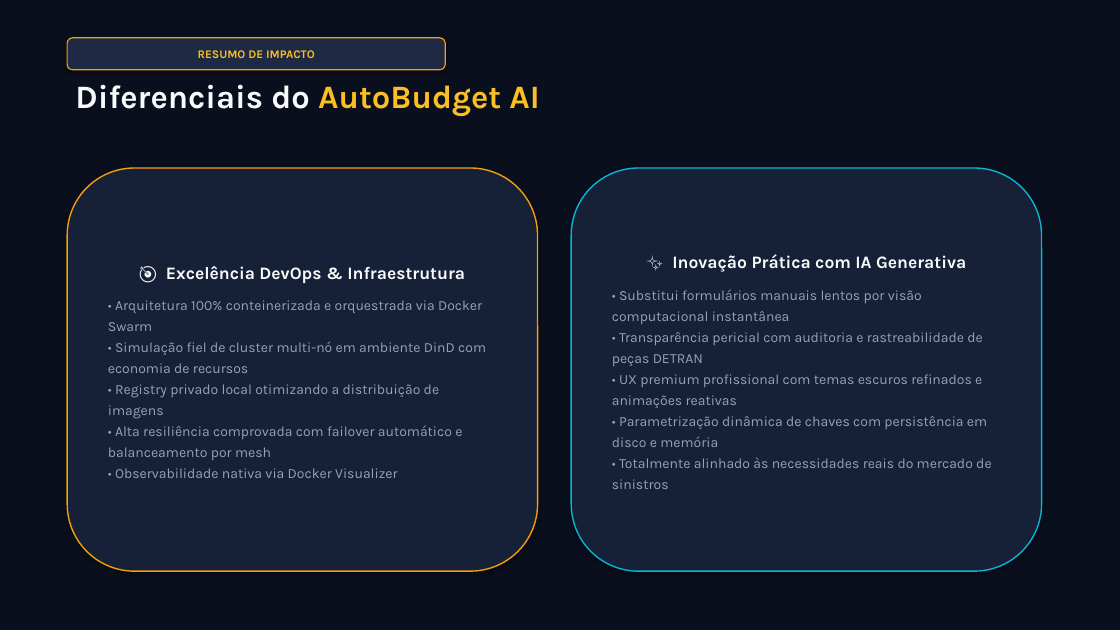
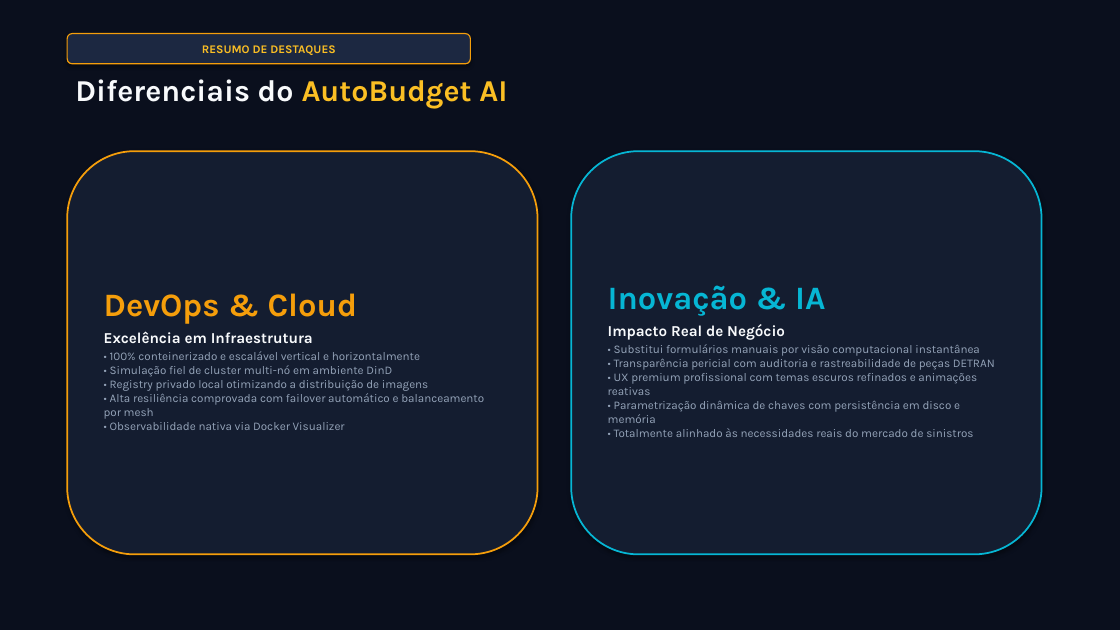
Before and after one commit to KaykyMatos845/auto-repair-budget-agent, a slide deck: slide 11 of Apresentacao_AutoBudget_AI.pptx. Drawn at 1120x630 pixels with LibreOffice and Linux fonts; fonts in the diff are those of the drawing. Boxes give left, top, right and bottom in pixels: in the first picture for what was removed or moved away, otherwise in the second. Text is boxed around its words. In the diff, an @@ line names an element or a change of style, - is before the commit and + after.

Commit message:
feat: apresentacao visual-first com fotos reais, diagrama de cluster e menos texto

```diff
--- a/Apresentacao_AutoBudget_AI.pptx
+++ b/Apresentacao_AutoBudget_AI.pptx
@@ rounded rectangle "RESUMO DE DESTAQUES": place and size @@
-rounded rectangle "RESUMO DE DESTAQUES" at <box>67,38,445,70</box>
+rounded rectangle "RESUMO DE DESTAQUES" at <box>67,34,471,64</box>
@@ rounded rectangle "RESUMO DE DESTAQUES" at <box>67,34,471,64</box>: fill #1E2A44 to #1C2841 @@
@@ text in rounded rectangle at <box>202,45,335,55</box>: text changed @@
-RESUMO DE IMPACTO
+RESUMO DE DESTAQUES
@@ text "Diferenciais do AutoBudget AI" at <box>75,79,507,109</box>: size 28 to 26 pt @@
@@ rounded rectangle "DevOps & Cloud": place and size @@
-rounded rectangle "DevOps & Cloud" at <box>67,168,538,571</box>
+rounded rectangle "DevOps & Cloud" at <box>67,151,538,555</box>
@@ rounded rectangle "DevOps & Cloud" at <box>67,151,538,555</box>: fill #162036 to #141D30; outline #F59E0B 1.2 pt to #F59E0B 1.5 pt @@
@@ rounded rectangle "Inovação & IA": place and size @@
-rounded rectangle "Inovação & IA" at <box>571,168,1042,571</box>
+rounded rectangle "Inovação & IA" at <box>571,151,1042,555</box>
@@ rounded rectangle "Inovação & IA" at <box>571,151,1042,555</box>: fill #162036 to #141D30; outline #06B6D4 1.2 pt to #06B6D4 1.5 pt @@
@@ text in rounded rectangle at <box>104,293,484,430</box>: text changed; size 12 to 10 pt @@
-🎯 Excelência DevOps & Infraestrutura
-• Arquitetura 100% conteinerizada e orquestrada via Docker Swarm
-• Simulação fiel de cluster multi-nó em ambiente DinD com economia de recursos
-• Registry privado local otimizando a distribuição de imagens
-• Alta resiliência comprovada com failover automático e balanceamento por mesh
-• Observabilidade nativa via Docker Visualizer
+DevOps & Cloud
+Excelência em Infraestrutura
+• 100% conteinerizado e escalável vertical e horizontalmente
+• Simulação fiel de cluster multi-nó em ambiente DinD
+• Registry privado local otimizando a distribuição de imagens
+• Alta resiliência comprovada com failover automático e balanceamento por mesh
+• Observabilidade nativa via Docker Visualizer
@@ text in rounded rectangle at <box>608,285,995,437</box>: text changed; size 12 to 10 pt @@
-✨ Inovação Prática com IA Generativa
-• Substitui formulários manuais lentos por visão computacional instantânea
-• Transparência pericial com auditoria e rastreabilidade de peças DETRAN
-• UX premium profissional com temas escuros refinados e animações reativas
-• Parametrização dinâmica de chaves com persistência em disco e memória
-• Totalmente alinhado às necessidades reais do mercado de sinistros
+Inovação & IA
+Impacto Real de Negócio
+• Substitui formulários manuais por visão computacional instantânea
+• Transparência pericial com auditoria e rastreabilidade de peças DETRAN
+• UX premium profissional com temas escuros refinados e animações reativas
+• Parametrização dinâmica de chaves com persistência em disco e memória
+• Totalmente alinhado às necessidades reais do mercado de sinistros
```
Also in this commit, not shown: 8 other slides changed, 3 slides added, 3 slides removed, 6 other files.
